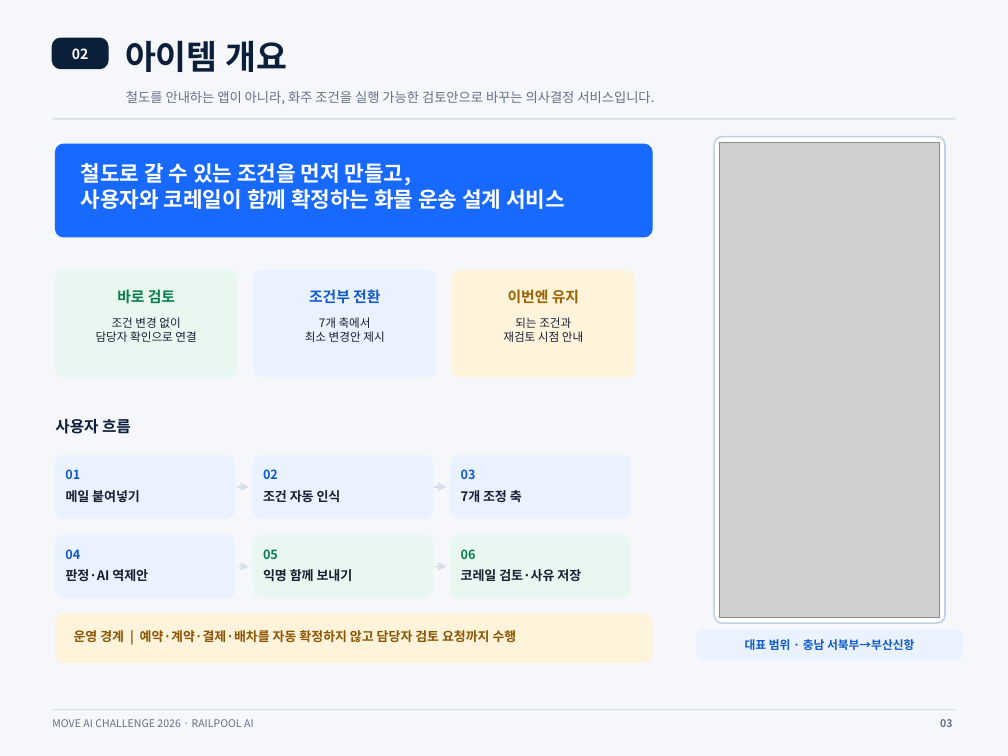
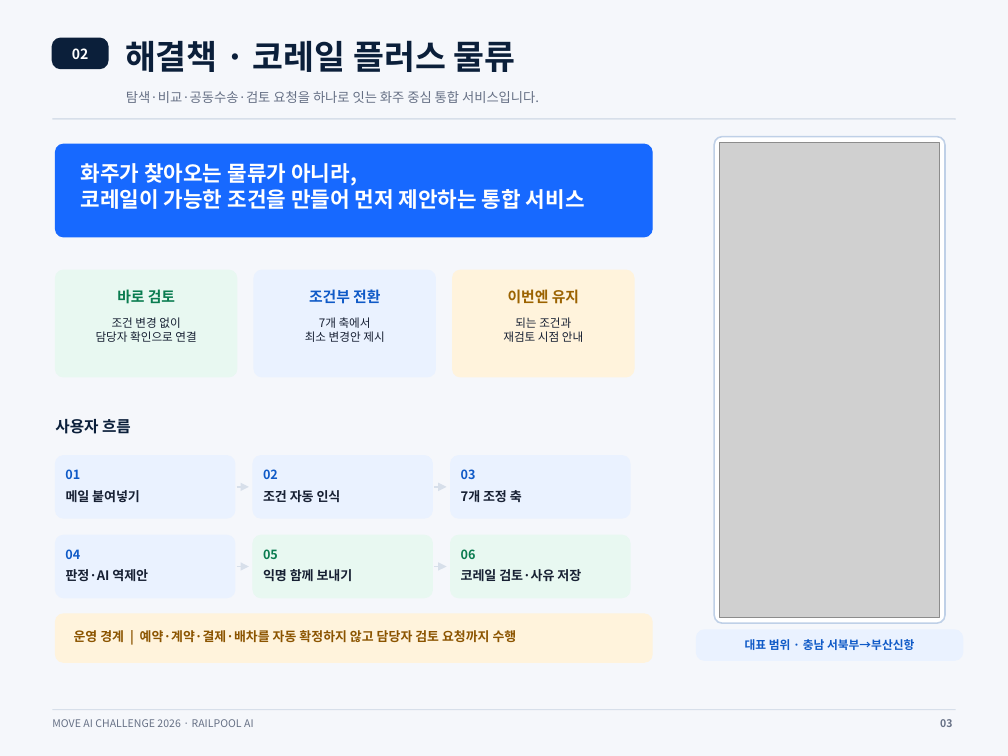
Before and after one commit to tory-win/Galaxy_Express_99, a slide deck: slide 3 of RAILPOOL_AI_최종결과보고서_RailFit내용반영본_편집본.pptx. Drawn at 1008x756 pixels with LibreOffice and Linux fonts; fonts in the diff are those of the drawing; grey boxes stand for pictures. Boxes give left, top, right and bottom in pixels: in the first picture for what was removed or moved away, otherwise in the second. Text is boxed around its words. In the diff, an @@ line names an element or a change of style, - is before the commit and + after.

```diff
--- a/RAILPOOL_AI_최종결과보고서_RailFit내용반영본_편집본.pptx
+++ b/RAILPOOL_AI_최종결과보고서_RailFit내용반영본_편집본.pptx
@@ text at <box>125,40,516,72</box>: text changed @@
-아이템 개요
+해결책 · 코레일 플러스 물류
@@ text at <box>126,91,539,103</box>: text changed @@
-철도를 안내하는 앱이 아니라, 화주 조건을 실행 가능한 검토안으로 바꾸는 의사결정 서비스입니다.
+탐색·비교·공동수송·검토 요청을 하나로 잇는 화주 중심 통합 서비스입니다.
@@ text at <box>81,163,585,209</box>: text changed @@
-철도로 갈 수 있는 조건을 먼저 만들고,
-사용자와 코레일이 함께 확정하는 화물 운송 설계 서비스
+화주가 찾아오는 물류가 아니라,
+코레일이 가능한 조건을 만들어 먼저 제안하는 통합 서비스
```
Also in this commit, not shown: 2 other slides changed, 1 other file.
